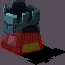
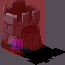
Two versions of the same layered image (65x65). Layer-by-layer changes:
added layer "Trigger area" (30%) above "Collider" over (11, 39, 23, 49)
painted on "Collider" over (0, 0, 45, 56)
removed layer "Hotspot" (was 30%) over (22, 42, 41, 53)
added layer "LeftTowerPatch.png" above "LeftTower01.png" over (4, 21, 24, 52)
